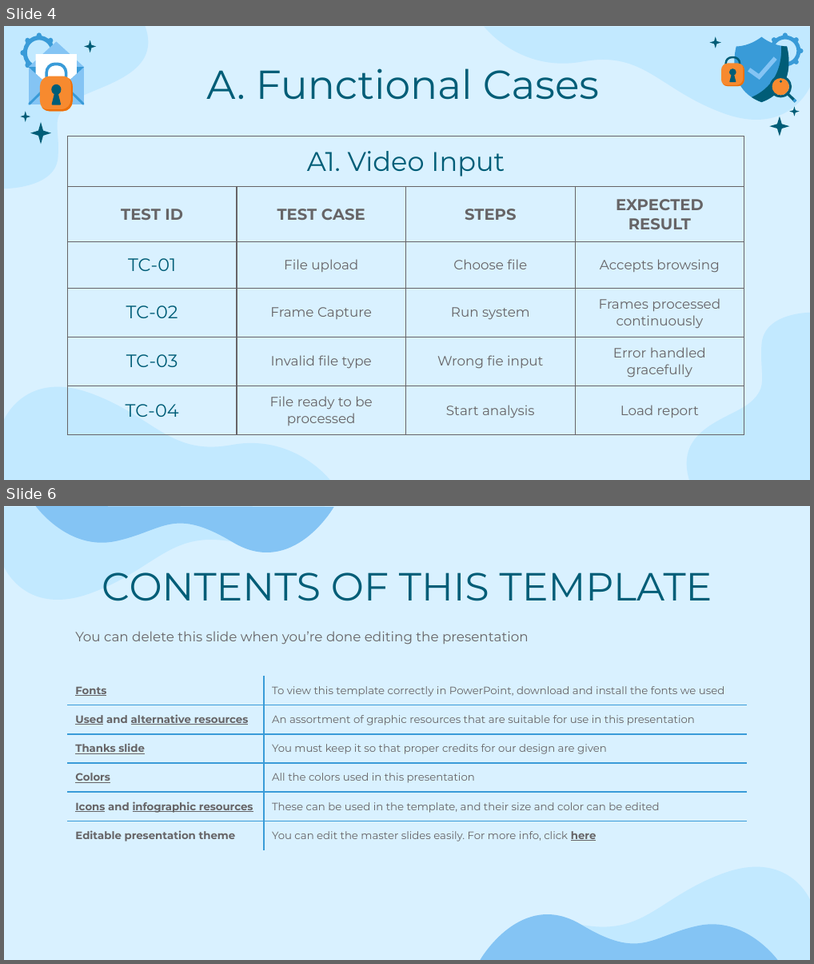
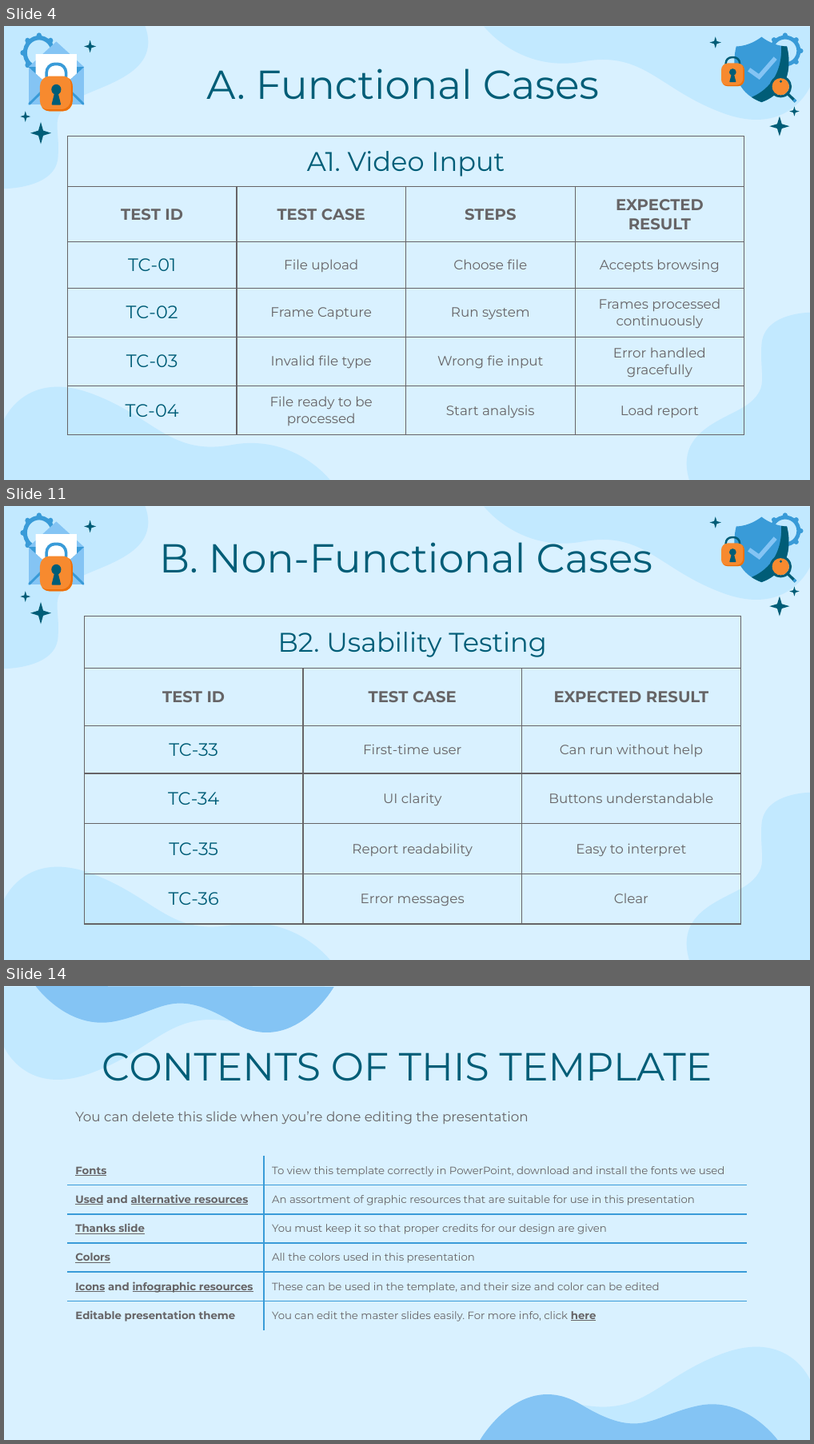
Before and after one commit to MiraPhilip12/Graduation_Project_ESLSCA, a slide deck: Milestone 5/Testing and Evaluation.pptx. Shown one above the other, each under a label of ours: slides 4 and 6 before the commit, slides 4, 11 and 14 after it; the slides between them are not shown. The pictures are 814x964 and 814x1444 pixels, drawn with LibreOffice and Linux fonts; fonts in the diff are those of the drawing. Boxes give left, top, right and bottom in pixels: in the first picture for what was removed or moved away, otherwise in the second. Text is boxed around its words. In the diff, an @@ line names an element or a change of style, - is before the commit and + after.

Commit message:
updating non functional test cases

```diff
--- a/Milestone 5/Testing and Evaluation.pptx
+++ b/Milestone 5/Testing and Evaluation.pptx
@@ slide 11 added at [4,506,810,960], background #D9F1FF; not listed: 4 template elements that a slide beside it also shows @@
@@ title added at [159,542,653,573], 36 pt, text #005D77 @@
+B. Non-Functional Cases
@@ group added at [710,512,804,616]: 16 freeform shapes @@
@@ group added at [20,512,96,624]: 14 freeform shapes @@
@@ table added at [85,616,740,924], 6 rows, 3 columns @@
+B2. Usability Testing |  | 
+TEST ID | TEST CASE | EXPECTED RESULT
+TC-33 | First-time user | Can run without help
+TC-34 | UI clarity | Buttons understandable
+TC-35 | Report readability | Easy to interpret
+TC-36 | Error messages | Clear
@@ what was slide 6 is now slide 14 @@
```
Also in this commit, not shown: 1 slide changed, 7 other slides added, 1 other file.
